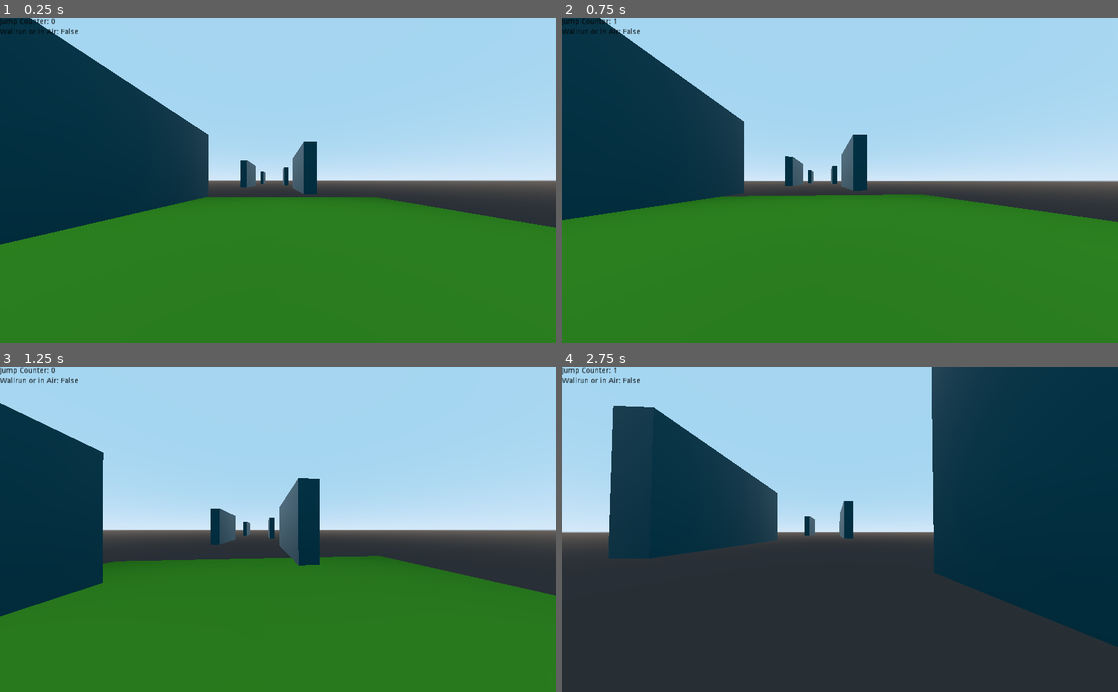
Above: before the commit, frames 1-4 (two rows, left to right).
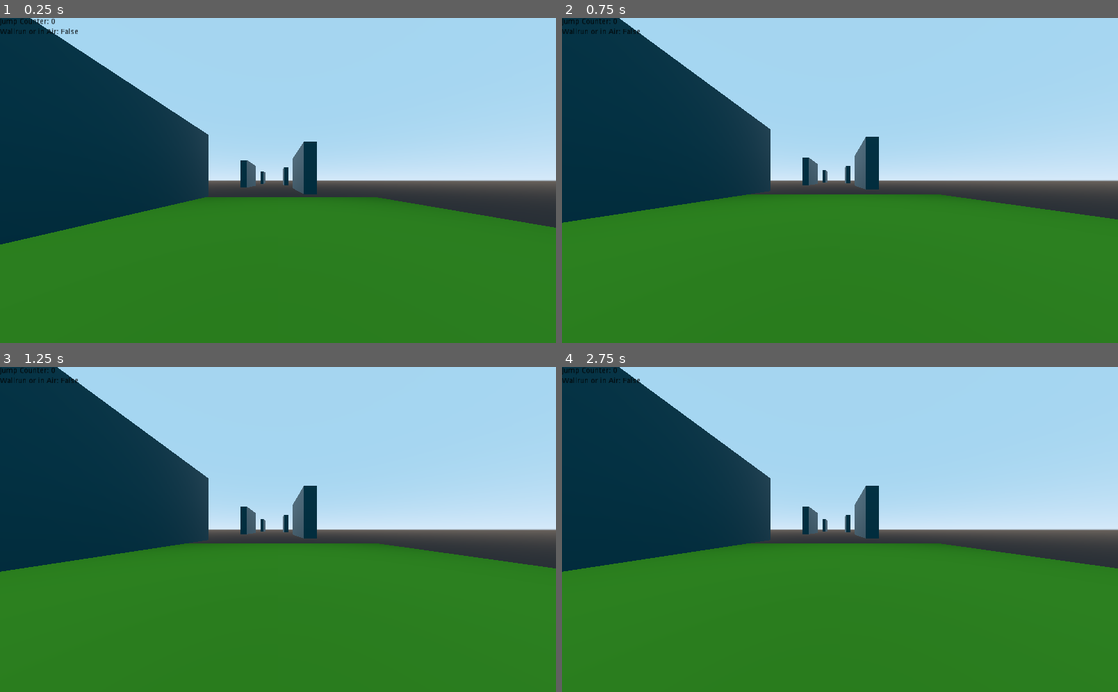
Above: after the commit, the same moments.

Repository: C0D3-M4513R/GhostRunnerEndless
Game: Godot game, scene res://L1.tscn
The game is run twice, just before and just after one commit, with the same random seed, the same clock (stepped at 60 frames per second) and the same inputs.
Inputs (mouse positions are in pixels of both pictures, inside the frame that each line leads up to):
- Up to frame 1 (0.25 s): no input
- Up to frame 2 (0.75 s): move the mouse to (867, 180) at 0.52 s; hold W (movement_forward) from 0.53 s (still down)
- Up to frame 3 (1.25 s): keep holding W (movement_forward); tap Space (movement_jump) at 0.77 s
- Up to frame 4 (2.75 s): keep holding W (movement_forward); move the mouse to (812, 529) at 1.27 s; tap Space (movement_jump) at 1.52 s; move the mouse to (851, 523) at 2.02 s

Frame 1 is identical in both runs. In frame 2, 4.3% of the frame differs, in the area x 0-100%, y 0-64%; in frame 3, 17%; in frame 4, 71%, in the area x 0-100%, y 0-100%.
Error after the commit: Attempt to call function 'set_func_is_on_wall' in base 'null instance' on a null instance. (res://Player.gd:56)

Commit message:
Even More Intelligent Settings Added Boolean Settings Added Setting, to decide, if the screen should tilt upon entry. Grouped Stuff in Settings

Diff:
--- /dev/null
+++ b/Defaults.gd
@@ -0,0 +1,17 @@
+extends Object
+
+const GRAVITY:float = -24.8*2
+const WALLRUN_DEN:float = 2.0
+const MAX_SPEED:int = 16
+const JUMP_SPEED :int= 30
+const JUMP_COUNTER_AFTER_WALLRUN:int =2
+const ACCEL :int= 4
+const DEACCEL:int = 16
+const MAX_SLOPE_ANGLE:int = 40
+const HORIZONTAL_SPEED_WALLRUN :int=2
+const HORIZONTAL_SPEED_GROUND :int =1
+const MOUSE_SENSITIVITY:float = 0.1
+const TILT_ON_WALLRUN:bool = false
+
+func _init():
+	pass
--- a/L1.tscn
+++ b/L1.tscn
@@ -5,7 +5,7 @@
 [ext_resource path="res://player.tres" type="Shape" id=3]
 [ext_resource path="res://plane_shader.tres" type="Material" id=4]
 [ext_resource path="res://block_col.tres" type="Shape" id=5]
-[ext_resource path="res://Settings.gd" type="Script" id=7]
+[ext_resource path="res://UI/Settings.gd" type="Script" id=7]
 
 [sub_resource type="GDScript" id=1]
 script/source = "extends Spatial
--- a/Player.gd
+++ b/Player.gd
@@ -1,25 +1,27 @@
 class_name Player extends KinematicBody
 
+const Defaults = preload("res://Defaults.gd")
 
-var GRAVITY:float = -24.8*2
+var GRAVITY:float = Defaults.GRAVITY
 var vel := Vector3()
-var MAX_SPEED:int = 16
-var JUMP_SPEED :int= 16
-var ACCEL :int= 4
-var DEACCEL:int = 16
-const MAX_SLOPE_ANGLE:int = 40
+var MAX_SPEED:int = Defaults.MAX_SPEED
+var JUMP_SPEED :int= Defaults.JUMP_SPEED
+var ACCEL :int= Defaults.ACCEL
+var DEACCEL:int = Defaults.DEACCEL
+const MAX_SLOPE_ANGLE:int =Defaults.MAX_SLOPE_ANGLE
 
 #Changabale settings
-export var HORIZONTAL_SPEED_WALLRUN :int=2
-export var HORIZONTAL_SPEED_GROUND :int =1
+export var HORIZONTAL_SPEED_WALLRUN :int=Defaults.HORIZONTAL_SPEED_WALLRUN
+export var HORIZONTAL_SPEED_GROUND :int =Defaults.HORIZONTAL_SPEED_GROUND
 
-export var JUMP_COUNTER_AFTER_WALLRUN:int =2
-export var MOUSE_SENSITIVITY:float = 0.1
+export var JUMP_COUNTER_AFTER_WALLRUN:int = Defaults.JUMP_COUNTER_AFTER_WALLRUN
+export var MOUSE_SENSITIVITY:float = Defaults.MOUSE_SENSITIVITY
+var WALLRUN_DEN:float = Defaults.WALLRUN_DEN
 
 #No setting
 const Wallrun=preload("res://wallrun.gd")
 var wallrun_processor:Wallrun
-var WALLRUN_DEN:float = 2.0
+
 
 #Dynamically changing
 var walkingSpeed:int = 1
@@ -50,7 +52,7 @@
 	settings=get_node("/root/root/UI/Settings")
 	settings.hide()
 
-	wallrun_processor=Wallrun.new()
+	wallrun_processor=$Wallrun
 	wallrun_processor.set_func_is_on_wall(funcref(self,"is_only_on_wall"))
 	wallrun_processor.set_func_rotatez(funcref(rotation_helperz,"rotate_z"))
 	wallrun_processor.setCallbackOnWallrunLeave(funcref(self,"_WallrunLeaveCallback"))
--- a/SettingNode.gd
+++ /dev/null
@@ -1,54 +0,0 @@
-extends Control
-class_name SettingNode
-
-export var nodeStr:String="/root/root/Player"
-export var propStr:String
-var propType:String setget updateType,getPropType
-
-var node:Node
-var action setget setAction,getAction
-var label:Label setget ,getLabel
-const VariantParser=preload("res://Utils.gd")
-var initFinished:bool=false
-
-func _init(upropStr:String="",unodeStr:String=""):
-	if unodeStr!="":
-		nodeStr=unodeStr
-	if upropStr!="":
-		propStr=upropStr
-
-func _ready():
-	node=get_node(nodeStr)
-	updateType()
-	#Create a new Label and set it's initial value
-	label=Label.new()
-	add_child(label)
-	label.set_visible(true)
-	label.show()
-	label.set_anchor_and_margin(MARGIN_LEFT,0,0,true)
-	label.set_anchor_and_margin(MARGIN_TOP,0,0,true)
-	label.set_anchor_and_margin(MARGIN_RIGHT,1,0)
-	label.set_anchor_and_margin(MARGIN_BOTTOM,0,0.25*get_margin(MARGIN_BOTTOM)-get_margin(MARGIN_TOP))
-	updateLabel()
-
-func getNodeProp():
-	return node.get(propStr)
-func setNodeProp(value)->void:
-	node.set(propStr,value)
-func setAction(uaction)->void:
-	if action:
-		remove_child(action)
-	action=uaction
-	add_child(action)
-	action.set_visible(true)
-	action.show()
-func getAction():
-	return action
-func getLabel()->Label:
-	return label
-func getPropType()->String:
-	return propType
-func updateType(u=0)->void:
-	propType=VariantParser.variantParser(getNodeProp())
-func updateLabel()->void:
-	label.set_text(propStr + ":%s="%getPropType() +str(getNodeProp()))
--- /dev/null
+++ b/UI/BooleanValue.gd
@@ -0,0 +1,31 @@
+extends SettingNode
+class_name BooleanValue
+
+func _init(upropStr:String="",unodeStr:String="").(upropStr,unodeStr):
+	pass
+
+func _ready():
+	var check :=CheckBox.new()
+	var scale = check.get_scale()
+	getLabel().set_anchor_and_margin(MARGIN_BOTTOM,1,0)
+	getLabel().set_anchor_and_margin(MARGIN_RIGHT,1,scale.x)
+	#Create Child objects
+	#Create New slider and set it's position
+
+	check.set_anchor_and_margin(MARGIN_LEFT,1,-scale.x,true)
+	check.set_anchor_and_margin(MARGIN_TOP,0,0,true)
+	check.set_anchor_and_margin(MARGIN_RIGHT,1,0)
+	check.set_anchor_and_margin(MARGIN_BOTTOM,1,0)
+
+	#Set Slider Defaults
+	check.set_pressed(getNodeProp())
+	setAction(check)
+	check.connect("toggled",self,"toggled")
+
+#Note Here the accuracy of the actual change may not be perfect, if you think, that
+func toggled(pressed:bool):
+	setNodeProp(pressed)
+	updateLabel()
+
+func updateAction()->void:
+	getAction().set_pressed(getNodeProp())
--- /dev/null
+++ b/UI/SettingNode.gd
@@ -0,0 +1,90 @@
+extends Control
+class_name SettingNode
+
+const Default = preload("res://Defaults.gd")
+export var nodeStr:String="/root/root/Player"
+export var propStr:String
+var propType:String setget updateType,getPropType
+
+var node:Node#node of the setting
+var action setget setAction,getAction
+
+var cont:Control setget ,getLabel
+var label:Label
+var reset:Button
+
+const VariantParser=preload("res://Utils.gd")
+
+func _init(upropStr:String="",unodeStr:String=""):
+	if unodeStr!="":
+		nodeStr=unodeStr
+	if upropStr!="":
+		propStr=upropStr
+
+func _ready():
+	cont=Control.new()
+	cont.set_anchor_and_margin(MARGIN_LEFT,0,0)
+	cont.set_anchor_and_margin(MARGIN_TOP,0,0)
+	cont.set_anchor_and_margin(MARGIN_RIGHT,.75,0)
+	cont.set_anchor_and_margin(MARGIN_BOTTOM,0,0.25*get_margin(MARGIN_BOTTOM)-get_margin(MARGIN_TOP))
+	add_child(cont)
+
+
+	#allow for resetting the Settings
+	reset = Button.new()
+	reset.set_anchor_and_margin(MARGIN_LEFT,.75,0,true)
+	reset.set_anchor_and_margin(MARGIN_TOP,0,0,true)
+	reset.set_anchor_and_margin(MARGIN_RIGHT,1,0)
+	reset.set_anchors_and_margins_preset(MARGIN_BOTTOM,1,0)
+	reset.set_text("Reset")
+	cont.add_child(reset)
+	reset.set_action_mode(BaseButton.ACTION_MODE_BUTTON_PRESS)
+	reset.set_toggle_mode(false)
+	var tmp:= reset.connect("pressed",self,"resetTrigger")
+	if tmp != OK:
+		printerr("Error: "+str(tmp))
+
+	node=get_node(nodeStr)
+	updateType()
+
+	#Create a new Label and set it's initial value
+	label=Label.new()
+	label.set_anchor_and_margin(MARGIN_LEFT,0,0,true)
+	label.set_anchor_and_margin(MARGIN_TOP,0,0,true)
+	label.set_anchor_and_margin(MARGIN_RIGHT,.75,0)
+	label.set_anchor_and_margin(MARGIN_BOTTOM,1,0)
+	label.set_align(Label.ALIGN_LEFT)
+	label.set_valign(Label.VALIGN_CENTER)
+	updateLabel()
+	cont.add_child(label)
+
+func getNodeProp():
+	return node.get(propStr)
+func setNodeProp(value)->void:
+	node.set(propStr,value)
+func setAction(uaction)->void:
+	if action:
+		remove_child(action)
+	action=uaction
+	add_child(action)
+	action.set_visible(true)
+	action.show()
+func getAction():
+	return action
+func getLabel()->Control:
+	return cont
+func getPropType()->String:
+	return propType
+func updateType(u=0)->void:
+	propType=VariantParser.variantParser(getNodeProp())
+func updateLabel()->void:
+	label.set_text(propStr + ":%s="%getPropType() +str(getNodeProp()))
+func updateAction():
+	pass
+func reset()->void:
+	setNodeProp(Default.new().get(propStr))
+	updateAction()
+	updateLabel()
+func resetTrigger()->void:
+	reset()
+	reset.set_pressed(false)
--- a/Settings.gd
+++ b/UI/Settings.gd
@@ -1,8 +1,14 @@
 extends Control
 class_name Settings
 var anchor_range=get_anchor(MARGIN_BOTTOM)-get_anchor(MARGIN_TOP)
+var reset:Button
 
 func _ready():
+	reset=Button.new()
+	reset.set_action_mode(BaseButton.ACTION_MODE_BUTTON_PRESS)
+	reset.connect("pressed",self,"reset")
+	reset.set_text("Reset All")
+	add_child(reset)
 	var playerRoot:="/root/root/Player"
 	var val
 	val=VariableValue.new("HORIZONTAL_SPEED_WALLRUN",playerRoot)
@@ -39,6 +45,9 @@
 	val = VariableValue.new("DEACCEL",playerRoot)
 	val.sliderMax=100
 	addSetting(val)
+	val = BooleanValue.new("TILT_ON_WALLRUN",playerRoot+"/Wallrun")
+	addSetting(val)
+
 
 func addSetting(node:SettingNode)->void:
 	node.set_visible(true)
@@ -51,7 +60,12 @@
 	var range_size:float=anchor_range/childCount
 	for node in get_children():
 			var childIndex:int= node.get_index()
-			node.set_anchor_and_margin(MARGIN_TOP,0,600*childIndex/childCount)
+			node.set_anchor_and_margin(MARGIN_TOP,0,600.0*childIndex/childCount)
 			node.set_anchor_and_margin(MARGIN_LEFT,0,0)
 			node.set_anchor_and_margin(MARGIN_RIGHT,1,0)
-			node.set_anchor_and_margin(MARGIN_BOTTOM,0,600*childIndex/childCount)
+			node.set_anchor_and_margin(MARGIN_BOTTOM,0,600.0*childIndex/childCount)
+
+func reset():
+	for node in get_children():
+		if node is SettingNode:
+			node.reset()
--- a/UI/VariableValue.gd
+++ b/UI/VariableValue.gd
@@ -1,4 +1,4 @@
-extends "res://SettingNode.gd"
+extends SettingNode
 class_name VariableValue
 
 export var sliderMin := 0
@@ -27,6 +27,9 @@
 	slider.connect("value_changed",self,"value_changed")
 
 #Note Here the accuracy of the actual change may not be perfect, if you think, that
-func value_changed(value:float):
+func value_changed(value:float)->void:
 	setNodeProp(value)
 	updateLabel()
+
+func updateAction()->void:
+	getAction().set_value(getNodeProp())
--- a/project.godot
+++ b/project.godot
@@ -9,6 +9,11 @@
 config_version=4
 
 _global_script_classes=[ {
+"base": "SettingNode",
+"class": "BooleanValue",
+"language": "GDScript",
+"path": "res://UI/BooleanValue.gd"
+}, {
 "base": "KinematicBody",
 "class": "Player",
 "language": "GDScript",
@@ -17,23 +22,30 @@
 "base": "Control",
 "class": "SettingNode",
 "language": "GDScript",
-"path": "res://SettingNode.gd"
+"path": "res://UI/SettingNode.gd"
 }, {
 "base": "Control",
 "class": "Settings",
 "language": "GDScript",
-"path": "res://Settings.gd"
+"path": "res://UI/Settings.gd"
 }, {
-"base": "Control",
+"base": "SettingNode",
 "class": "VariableValue",
 "language": "GDScript",
 "path": "res://UI/VariableValue.gd"
+}, {
+"base": "Spatial",
+"class": "Wallrun",
+"language": "GDScript",
+"path": "res://wallrun.gd"
 } ]
 _global_script_class_icons={
+"BooleanValue": "",
 "Player": "",
 "SettingNode": "",
 "Settings": "",
-"VariableValue": ""
+"VariableValue": "",
+"Wallrun": ""
 }
 
 [application]
--- a/wallrun.gd
+++ b/wallrun.gd
@@ -1,5 +1,7 @@
-const TIMEOUT:int=25
-var timeout:int=0
+extends Spatial
+class_name Wallrun
+
+const Defaults = preload("res://Defaults.gd")
 
 var isWallrun:bool setget is_Wallrun
 export var disableWallrun:bool = false
@@ -7,6 +9,8 @@
 var rotatez:FuncRef setget set_func_rotatez
 var WREntry:FuncRef setget setCallbackOnWallrunEntry
 var WRLeave:FuncRef setget setCallbackOnWallrunEntry
+
+export var TILT_ON_WALLRUN:bool = Defaults.TILT_ON_WALLRUN
 
 const TILT_AMOUNT:int = 30
 
@@ -40,16 +44,15 @@
 func NOOP():
 	pass
 func apply_wallrun()->void:
-	if timeout>0:
-		timeout-=1
 #	if !uapply:
 #		return
 	#TODO: Make the Wall always rotate down
 	var tilt_angle=TILT_AMOUNT
-	if is_on_wall.call_func() and !isWallrun and timeout<=0:
+	if !TILT_ON_WALLRUN:
+		tilt_angle=0
+	if is_on_wall.call_func() and !isWallrun:
 		rotatez.call_func(deg2rad(tilt_angle))
 		isWallrun=true
-		timeout=TIMEOUT
 		if WREntry!=null:
 			WREntry.call_func()
 	elif (!is_on_wall.call_func() and isWallrun) or disableWallrun:
